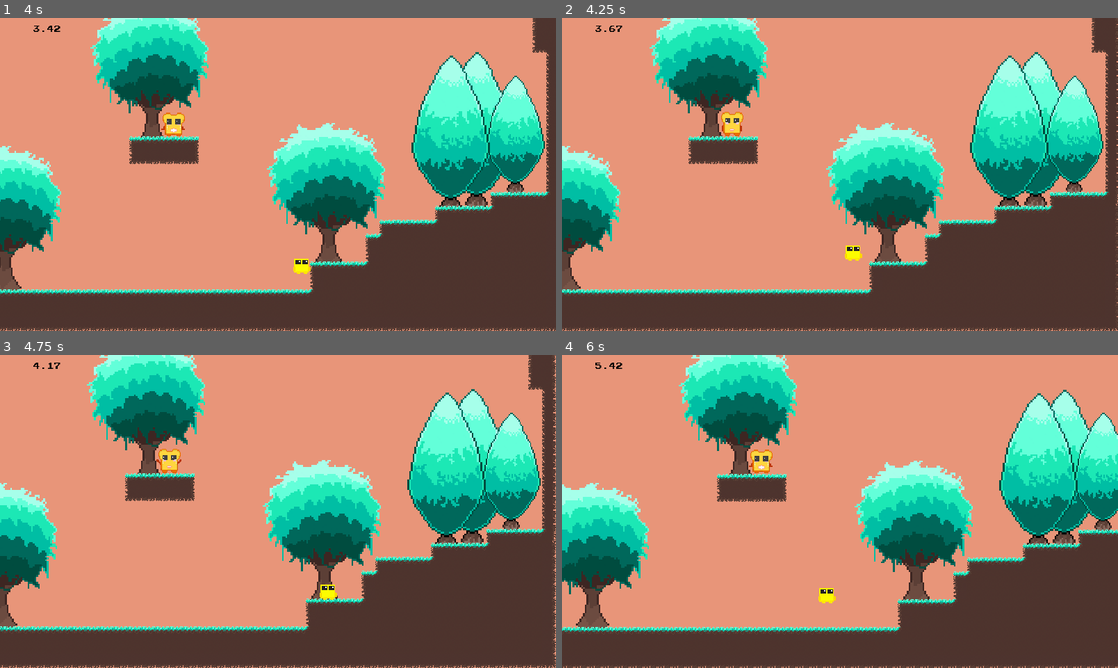
Above: before the commit, frames 1-4 (two rows, left to right).
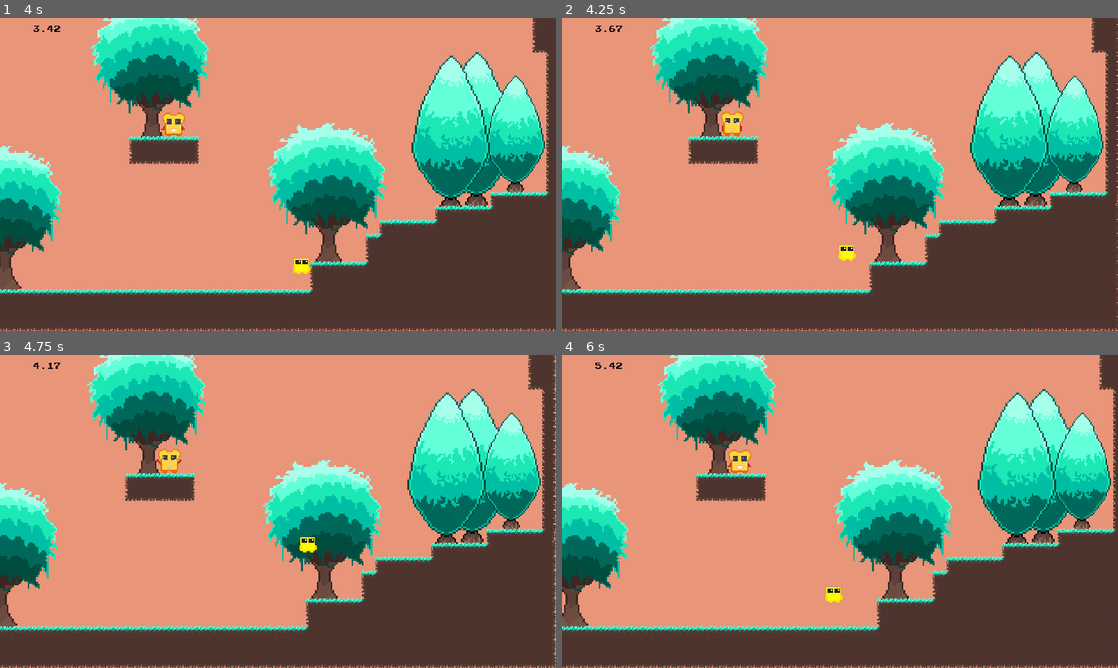
Above: after the commit, the same moments.

Repository: davidyush/Butterman
Game: Godot game, scene res://src/UI/MainMenu.tscn
Same seed, same stepped clock (60 frames per second), same inputs: the game is played once before the commit and once after it.
Inputs:
- Up to frame 1 (4 s): click "go play" at 0.5 s; hold Right (move_right) 1.28-2.78 s; tap Space (jump) at 1.35, 1.52, 1.82, 2.1, 2.27, 2.57, 2.85, 3.6, 3.77 s; hold Left (move_left) 2.78-3.53 s; hold Right (move_right) from 3.53 s (still down)
- Up to frame 2 (4.25 s): keep holding Right (move_right); tap Space (jump) at 4.07 s
- Up to frame 3 (4.75 s): keep holding Right (move_right); tap Space (jump) at 4.35, 4.52 s
- Up to frame 4 (6 s): tap Space (jump) at 4.82, 5.1, 5.27, 5.57, 5.85 s; release Right (move_right) at 5.03 s; hold Left (move_left) 5.03-5.78 s; hold Right (move_right) from 5.78 s (still down)

Frame 1 is identical in both runs. In frame 2, 0.1% of the frame differs, in the area x 49-54%, y 72-78%; in frame 3, 0.3%; in frame 4, 23%, in the area x 0-100%, y 0-100%.

Commit message:
no smooth camera on portal

Diff:
--- /dev/null
+++ b/src/Camera/Camera.gd
@@ -0,0 +1,11 @@
+extends Camera2D
+
+var MainInstances = ResourceLoader.MainInstances
+
+
+func _ready() -> void:
+    MainInstances.MainCamera = self
+
+func queue_free() -> void:
+    MainInstances.MainCamera = null
+    .queue_free()
--- a/src/Camera/Camera.tscn
+++ b/src/Camera/Camera.tscn
@@ -1,4 +1,6 @@
-[gd_scene load_steps=2 format=2]
+[gd_scene load_steps=3 format=2]
+
+[ext_resource path="res://src/Camera/Camera.gd" type="Script" id=1]
 
 [sub_resource type="Animation" id=1]
 resource_name = "zoom"
@@ -69,6 +71,7 @@
 current = true
 limit_smoothed = true
 smoothing_enabled = true
+script = ExtResource( 1 )
 
 [node name="AnimationPlayer" type="AnimationPlayer" parent="."]
 playback_speed = 3.0
--- a/src/Objects/Portal/PortalPair.gd
+++ b/src/Objects/Portal/PortalPair.gd
@@ -1,4 +1,6 @@
 extends Node2D
+
+var MainInstances = ResourceLoader.MainInstances
 
 onready var portal_1 = $Portal
 onready var portal_2 = $Portal2
@@ -7,26 +9,26 @@
 var portal_2_active: = true
 
 
-func set_portal_active(p1: bool, p2: bool) -> void:
+func set_portal_active(p1: bool, p2: bool, smooth: bool = true) -> void:
     portal_1_active = p1
     portal_2_active = p2
-
+    MainInstances.MainCamera.smoothing_enabled = smooth
 
 func _on_Portal_body_entered(body: Node) -> void:
     if portal_1_active:
         body.global_position = portal_2.global_position
-        set_portal_active(true, false)
+        set_portal_active(true, false, false)
 
 
 func _on_Portal2_body_entered(body: Node) -> void:
     if portal_2_active:
         body.global_position = portal_1.global_position
-        set_portal_active(false, true)
+        set_portal_active(false, true, false)
 
 
 func _on_Portal_body_exited(body: Node) -> void:
-    set_portal_active(true, true)
+    set_portal_active(true, true, true)
 
 
 func _on_Portal2_body_exited(body: Node) -> void:
-    set_portal_active(true, true)
+    set_portal_active(true, true, true)
--- a/src/Player/Player.gd
+++ b/src/Player/Player.gd
@@ -183,7 +183,7 @@
         var left_wall_jump = wall_axis > 0 and Input.is_action_pressed("move_right")
         var right_wall_jump = wall_axis < 0 and Input.is_action_pressed("move_left")
         if left_dir or right_dir:
-            motion.x = wall_axis * MAX_SPEED/1.5
+            motion.x = wall_axis * MAX_SPEED/1.2
             motion.y = -JUMP_FORCE * 1.1
             state = MOVE
         elif left_wall_jump or right_wall_jump:
--- a/src/Utils/MainInstances.gd
+++ b/src/Utils/MainInstances.gd
@@ -3,3 +3,4 @@
 
 var Player = null
 var UI = null
+var MainCamera = null
